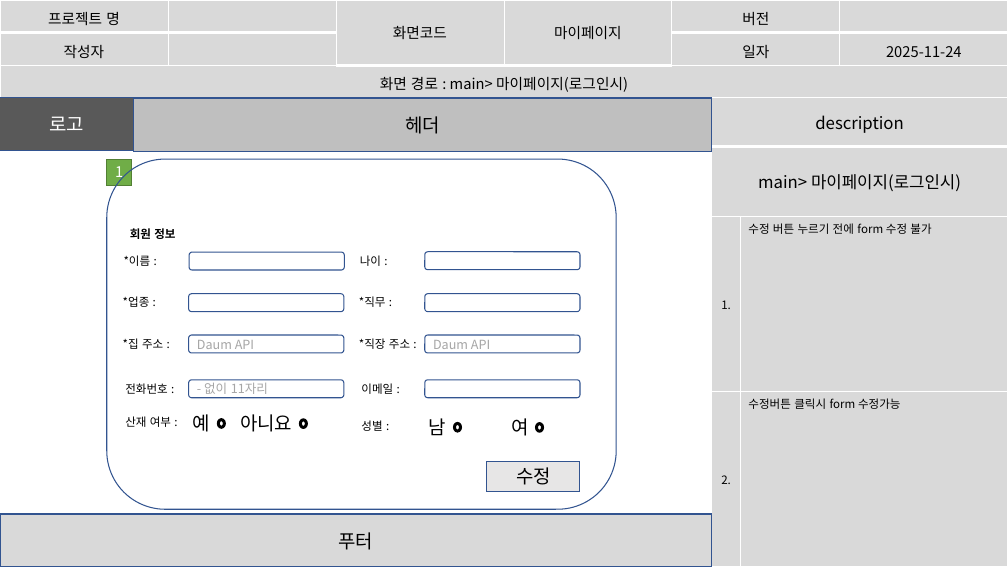
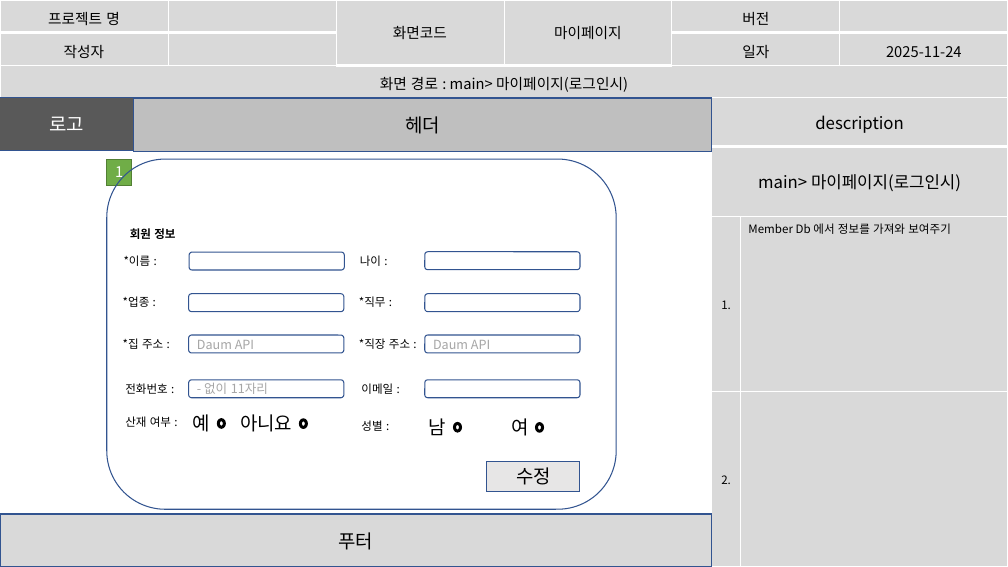
Before and after one commit to imyongchan/source, a slide deck: slide 21 of 스토리보드- 11.20/스토리보드_종합중.pptx (slide 18 before the commit). Drawn at 1008x567 pixels with LibreOffice and Linux fonts; fonts in the diff are those of the drawing. Boxes give left, top, right and bottom in pixels: in the first picture for what was removed or moved away, otherwise in the second. Text is boxed around its words. In the diff, an @@ line names an element or a change of style, - is before the commit and + after.

```diff
--- a/스토리보드- 11.20/스토리보드_종합중.pptx
+++ b/스토리보드- 11.20/스토리보드_종합중.pptx
@@ table at <box>712,98,1008,567</box> @@
-row 3, column 2: 수정 버튼 누르기 전에 form 수정 불가
+row 3, column 2: Member Db 에서 정보를 가져와 보여주기
-row 4, column 2: 수정버튼 클릭시 form 수정가능
+row 4, column 2: 
```
Also in this commit, not shown: 2 other slides changed, 7 slides added.
